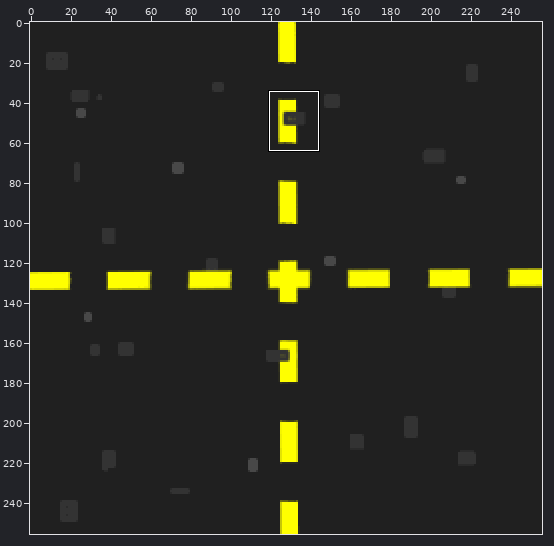
A sprite sheet gets an edit: maps/tilesets/neighborhood/road_4way_intersection.png. The picture above shows the old version from afar; the outline marks the close-up.
Close-up. Before the commit:
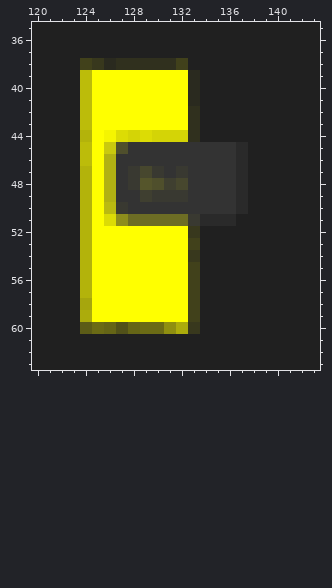
The file is 256x256 pixels. Colours within 5 levels of each other are drawn and written as one. Shown: x 120..143, y 35..63. The commit also changed other parts of the picture, which this record leaves out.
Once edited:
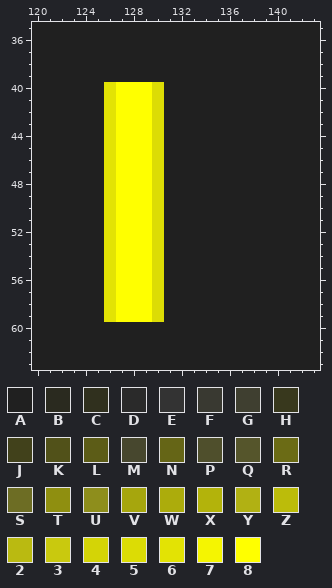
Palette (. is transparent): A #202020  B #2a2a1f  C #30301e  D #2a2a2a  E #333333  F #393931  G #3f3f30  H #38381d  J #41411b  K #515119  L #5c5c17  M #47472e  N #656516  P #4f4f2c  Q #55552b  R #6b6b15  S #6d6d24  T #8f8f10  U #8e8e1c  V #a6a60d  W #acac0c  X #b3b30b  Y #b1b113  Z #bcbc0a  2 #baba11  3 #c9c90e  4 #d4d406  5 #dcdc05  6 #e3e304  7 #f5f501  8 #ffff00
From old to new:
y 38: x 124..132 JHBCCCCCJ -> AAAAAAAAA
y 39: x 124..133 Z88888888B -> AAAAAAAAAA
y 40..41: x 124..126 Z88 -> AA6; x 130..133 888B -> 5AAA
y 42..43: x 124..126 Z88 -> AA6; x 130..133 888C -> 5AAA
y 44: x 124..133 X87545444C -> AA68885AAA
y 45: x 124..137 Z83PEEEEEEEEED -> AA68885AAAAAAA
y 46: x 124..137 Z8YEEEEEEEEEED -> AA68885AAAAAAA
y 47: x 124..137 X8YEFMFEFEEEED -> AA68885AAAAAAA
y 48: x 124..137 X8YEFQPGMEEEED -> AA68885AAAAAAA
y 49: x 124..137 X8YEEGFFFEEEED -> AA68885AAAAAAA
y 50: x 124..137 X82FEEEEEEEEED -> AA68885AAAAAAA
y 51: x 124..136 X85USSSSSFDDD -> AA68885AAAAAA
y 52: x 124..126 X88 -> AA6; x 130..133 888H -> 5AAA
y 53: x 124..126 X88 -> AA6; x 130..133 888J -> 5AAA
y 54: x 124..126 X88 -> AA6; x 130..133 888H -> 5AAA
y 55..57: x 124..126 X88 -> AA6; x 130..133 888J -> 5AAA
y 58: x 124..126 V88 -> AA6; x 130..133 888J -> 5AAA
y 59: x 124..126 W88 -> AA6; x 130..133 888J -> 5AAA
y 60: x 124..133 LRNKNRRTWH -> AAAAAAAAAA
